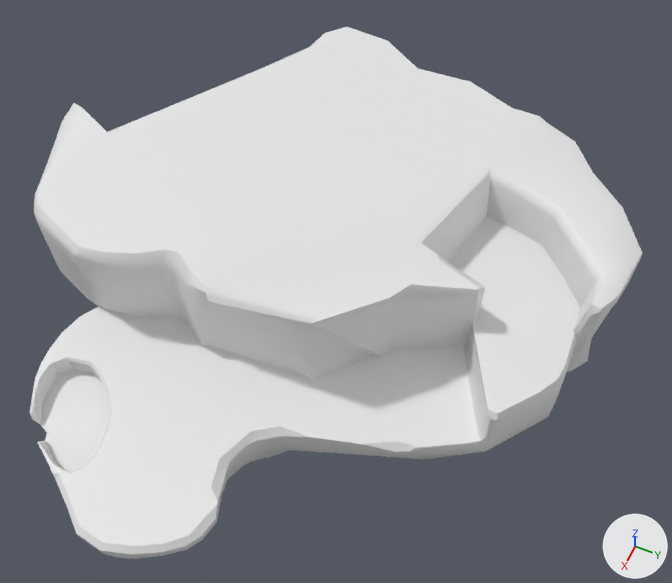
One commit to the Blender file ZeldaLike TING/Assets/Art/Meshes/Environment/Iles/Iles.blend: the scene before it, then after it.
Rendered twice from a 50 mm lens placed at (25.8, 32.8, 75.2), pointed at (-21.9, 11.4, -9.5). The axes (+X, +Y, +Z) are drawn at lower right. The lights are the same throughout.

The first picture shows 'Ile_1', 'Island 05.001'.
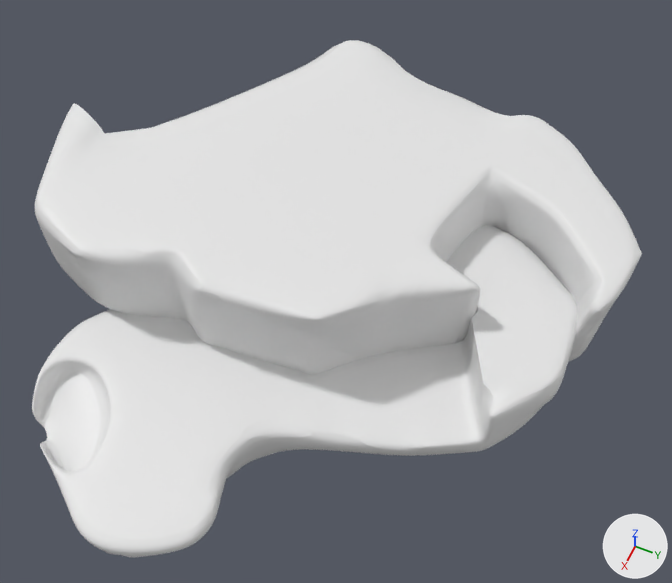
Where the newer file only moved an object's origin or applied its transform, the numbers keep the older frame.

What changed in the scene script:
```text
Change me_island_02_001:
    used by ob_ile_1; location = (0.0, 0.0, 0.0)
    remove me_island_02_001.from_pydata(...)  # 432 vertices, 402 faces; spans x -29.2..13.5, y -8.1..36.1, z -19.7..3.8
    add me_island_02_001.from_pydata(...)  # 438 vertices, 408 faces; spans x -29.2..13.5, y -8.1..36.1, z -19.7..3.8
    me_island_02_001 part 1
    7 faces are deleted
    6 vertices are added at (-15.2, 32.8, 3.8), (-25.7, 22.6, 3.8), (-11.2, 29.9, 3.8), (-20.4, 32.4, 3.8), (-24.4, 28.9, 3.8), (-10.9, 30.0, 0.0)
    13 new faces join them
    me_island_02_001 part 2: the surface is now shaded flat
Change me_island_05_001:
    used by ob_island_05_001; location = (0.0, 0.0, 0.0); rotation_euler = (1.571, 0.0, 0.0), in degrees (90, 0, 0)
    remove me_island_05_001.from_pydata(...)  # 413 vertices, 389 faces; spans x -41.1..-6.1, y -36.2..8.5, z -38.5..17.0
    add me_island_05_001.from_pydata(...)  # 413 vertices, 462 faces; spans x -41.1..-6.1, y -36.2..8.5, z -38.5..17.0
    me_island_05_001 part 3
    31 faces are deleted
    88 new faces join them
    me_island_05_001 part 4
    8 faces are deleted
    24 new faces join them
Change ob_ile_1:
    add _m = ob_ile_1.modifiers.new('Subdivision', 'SUBSURF')
Change ob_island_05_001:
    remove _m = ob_island_05_001.modifiers.new('Triangulate', 'TRIANGULATE')
    remove _m.min_vertices = 5
    remove _m.keep_custom_normals = True
    add _m = ob_island_05_001.modifiers.new('Subdivision', 'SUBSURF')
```

Location of each change, [x1, y1, x2, y2] in pixels of the pictures (672 x 583 px):
'Island 05.001', reshaped, modifiers changed: before [34, 27, 642, 380]; after [35, 40, 642, 374]
'Ile_1', reshaped, modifiers changed: before [30, 217, 580, 559]; after [32, 225, 577, 557]
part 1 of me_island_02_001, built on: before [448, 217, 580, 434]; after [446, 225, 573, 429]
part 3 of me_island_05_001, built on: before [39, 108, 543, 380]; after [47, 111, 539, 374]
part 4 of me_island_05_001, built on: before [570, 254, 642, 371]; after [568, 212, 642, 362]
